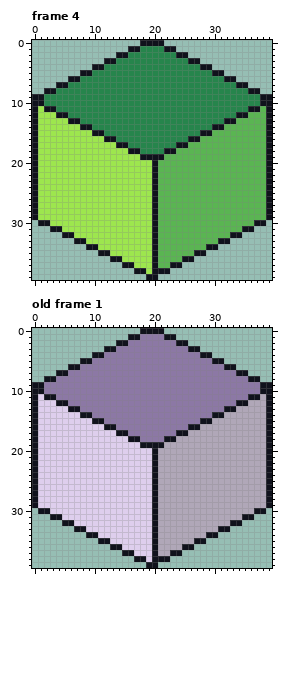
Pixel-art file: Assets/Sprites/Sprite-0013.aseprite. The picture above was drawn from the file before the commit.
40x40 pixels, 5 frames. Colours within 5 levels of each other are drawn and written as one. Shown: frame 4, old frame 1. The commit also changed other frames, which this record leaves out.
After:
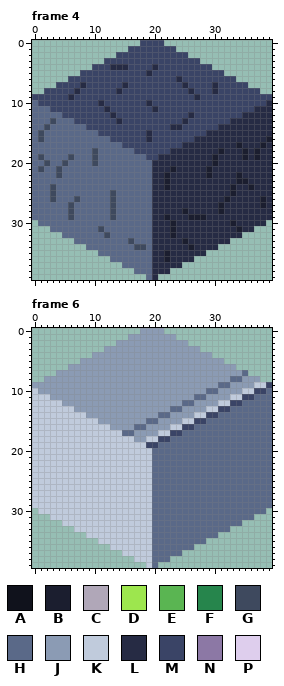
Palette (. is transparent): A #10121c  B #1b1e2f  C #b0a7b8  D #9de64e  E #5ab552  F #26854c  G #3e495e  H #5a6988  J #8b9bb4  K #c0cbdc  L #262b44  M #3a4466  N #8c78a5  P #deceed
A new or re-ordered frame is compared with the old frame closest to it.
Difference:
frames 5 -> 8
layer "Layer 1" now hidden
layer "Layer 3" added
Changed rows in their new state; - is an unchanged pixel.
Frame 4, layer "Layer 3":
first column x 0:
 0 ------------------MMMM------------------
 1 ----------------MMMMMMMM----------------
 2 --------------MMMMMMMMMMMM--------------
 3 ------------MMMMMMMMMMMMMMMM------------
 4 ----------MMMLLLMMMMLMMMMMMMMM----------
 5 --------MMMMMMMMMMMLMMMMMMMMMMMM--------
 6 ------MMMMMMMMMMMMMMMMMMLMMMMMMMMM------
 7 ----MMMMLMMMMMMLMMMMMMMMMLMMMMLMMMMM----
 8 --MMMMMLMMMMMMLMMMMMMMMMMMLMMMLMMMMMMM--
 9 MMMMMMLMMMMMMMMMMMMMMMMMMMMLMMMMMMMMMMMM
10 HMMMMMMMMMMLMMMMMMMLMMMMMMMMMMMMMMMMMMML
11 HHHMMMMMMMMMLMMMMMMMLMMMMMMMMMMMMMMMMLLL
12 HHHHHMMMMMMMMLMMMMMMMMMMMMLMMMMMMMMLLLLL
13 HHHGHHHMMMMMMMLMMMMMMMMMMLMMMMMMMLLLLLLL
14 HHGHHHHHHMMMMMMMMMMMMMMLLMMMMMMLLLLLLLLL
15 HGHHHHHHHHHMMMMMMMMLMMMMMMMMMLLLLLLLLLLL
16 HGHHHHHHHHHHHMMMMMMLMMMMMMMLLLLLLLLLLLLB
17 HHHHHHHHHHHHHHHMMMMMMMMMMLLLLLLLLLBLLLBL
18 HHHHHHHHHHGHHHHHHMMMMMMLLLLLLLLBLLLBLBLL
19 HGHHHHGHHHGHHHHHHHHMMLLLLLLLLLBLLLLBLBLL
20 HHGHHGHHHHGHHHHHHHHHLLLLLLLLLLBLLLLLLLLL
21 HGHHGHHHHHHHHHHHHHHHLLLBLLLLLBLLLLLLLLLL
22 HHHHGHHHHHHHHHHHHHHHLLBLLLLLLBLLLLBLLLLL
23 HHHHHHHHHHHHHHHHHHHHLLBLLLLLLLLLLLBBLLLL
24 HHHGHHHHHHHHHHHHHHHHLLBLLLLLLLLLLBLLBLLL
25 HHHGHHHHHHHHHGHHHHHHLLLLLLLLLLLLLBLLLLLL
26 HHHGHHHGHHHHHGHHHHHHLLLLLLLLLLLLBLLLLLBL
27 HHHHHHGHHHHHHGHHHHHHLLLLLLLLLLLBLLLLLLBL
28 HHHHHHGHHHHHHGHHHHHHLLLLLBLLLLLBLLLLLLLL
29 HHHHHHGHHHHHHGHHHHHHLLBLLLBBBLLLLLLLLLLL
30 -HHHHHHHHHHHHHHHHHHHLLLBLLLLLLLLLBLLLLL-
31 ---HHHHHHHHGHHHHHHHHLLLBLLLLLLLLLLBLL---
32 -----HHHHHHHGHHHHHHHLLLBLLLLLLLLLLL-----
33 -------HHHHHHHHHGHHHLLLLLBLLLLLLL-------
34 ---------HHHHHHHHGGHLLLLLLBLLLL---------
35 -----------HHHHHHHHHLLBLLLLLL-----------
36 -------------HHHHHHHLLBLLLL-------------
37 ---------------HHHHHLLLLL---------------
38 -----------------HHHLLL-----------------
39 -------------------HL-------------------
Frame 6 is new; against old frame 1, layer "Layer 3":
first column x 0:
 0 ------------------JJJJ------------------
 1 ----------------JJJJJJJJ----------------
 2 --------------JJJJJJJJJJJJ--------------
 3 ------------JJJJJJJJJJJJJJJJ------------
 4 ----------JJJJJJJJJJJJJJJJJJJJ----------
 5 --------JJJJJJJJJJJJJJJJJJJJJJJJ--------
 6 ------JJJJJJJJJJJJJJJJJJJJJJJJJJJJ------
 7 ----JJJJJJJJJJJJJJJJJJJJJJJJJJJJJJJH----
 8 --JJJJJJJJJJJJJJJJJJJJJJJJJJJJJJJHHJJJ--
 9 JJJJJJJJJJJJJJJJJJJJJJJJJJJJJJJHHJJJJKKM
10 KJJJJJJJJJJJJJJJJJJJJJJJJJJJJHHJJJJKKMMH
11 KKKJJJJJJJJJJJJJJJJJJJJJJJJHHJJJJKKMMHHH
12 KKKKKJJJJJJJJJJJJJJJJJJJJHHJJJJKKMMHHHHH
13 KKKKKKKJJJJJJJJJJJJJJJJHHJJJJKKMMHHHHHHH
14 KKKKKKKKKJJJJJJJJJJJJHHJJJJKKMMHHHHHHHHH
15 KKKKKKKKKKKJJJJJJJJHHJJJJKKMMHHHHHHHHHHH
16 KKKKKKKKKKKKKJJJJHHJJJJKKMMHHHHHHHHHHHHH
17 KKKKKKKKKKKKKKKHHJJJJKKMMHHHHHHHHHHHHHHH
18 KKKKKKKKKKKKKKKKKJJKKMMHHHHHHHHHHHHHHHHH
19 KKKKKKKKKKKKKKKKKKKMMHHHHHHHHHHHHHHHHHHH
20 KKKKKKKKKKKKKKKKKKKKHHHHHHHHHHHHHHHHHHHH
21 KKKKKKKKKKKKKKKKKKKKHHHHHHHHHHHHHHHHHHHH
22 KKKKKKKKKKKKKKKKKKKKHHHHHHHHHHHHHHHHHHHH
23 KKKKKKKKKKKKKKKKKKKKHHHHHHHHHHHHHHHHHHHH
24 KKKKKKKKKKKKKKKKKKKKHHHHHHHHHHHHHHHHHHHH
25 KKKKKKKKKKKKKKKKKKKKHHHHHHHHHHHHHHHHHHHH
26 KKKKKKKKKKKKKKKKKKKKHHHHHHHHHHHHHHHHHHHH
27 KKKKKKKKKKKKKKKKKKKKHHHHHHHHHHHHHHHHHHHH
28 KKKKKKKKKKKKKKKKKKKKHHHHHHHHHHHHHHHHHHHH
29 KKKKKKKKKKKKKKKKKKKKHHHHHHHHHHHHHHHHHHHH
30 -KKKKKKKKKKKKKKKKKKKHHHHHHHHHHHHHHHHHHH-
31 ---KKKKKKKKKKKKKKKKKHHHHHHHHHHHHHHHHH---
32 -----KKKKKKKKKKKKKKKHHHHHHHHHHHHHHH-----
33 -------KKKKKKKKKKKKKHHHHHHHHHHHHH-------
34 ---------KKKKKKKKKKKHHHHHHHHHHH---------
35 -----------KKKKKKKKKHHHHHHHHH-----------
36 -------------KKKKKKKHHHHHHH-------------
37 ---------------KKKKKHHHHH---------------
38 -----------------KKKHHH-----------------
39 -------------------KH-------------------
